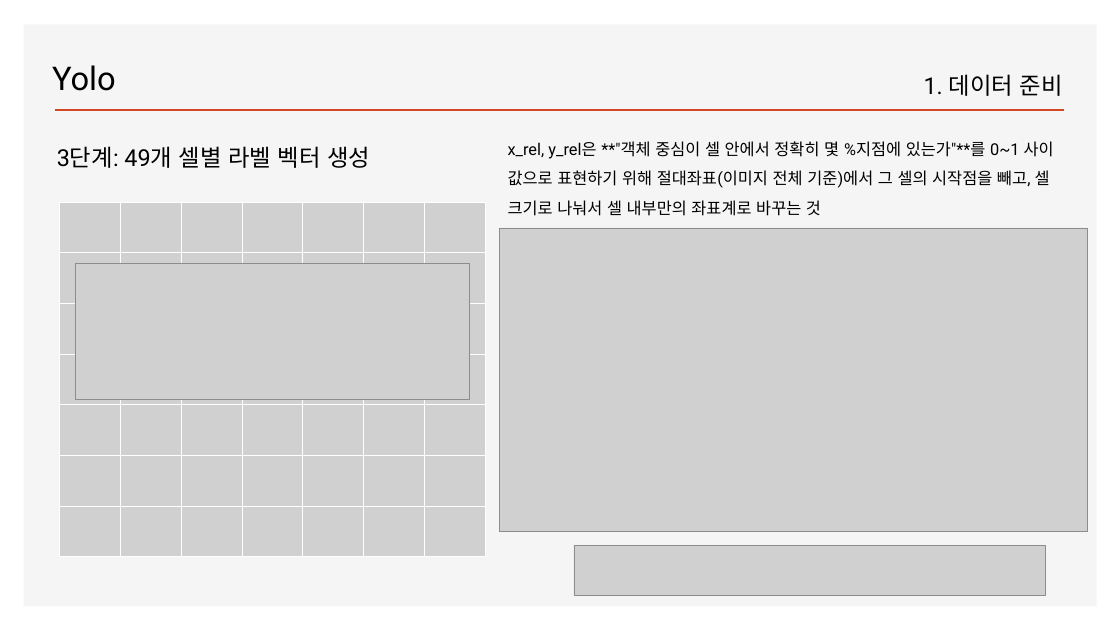
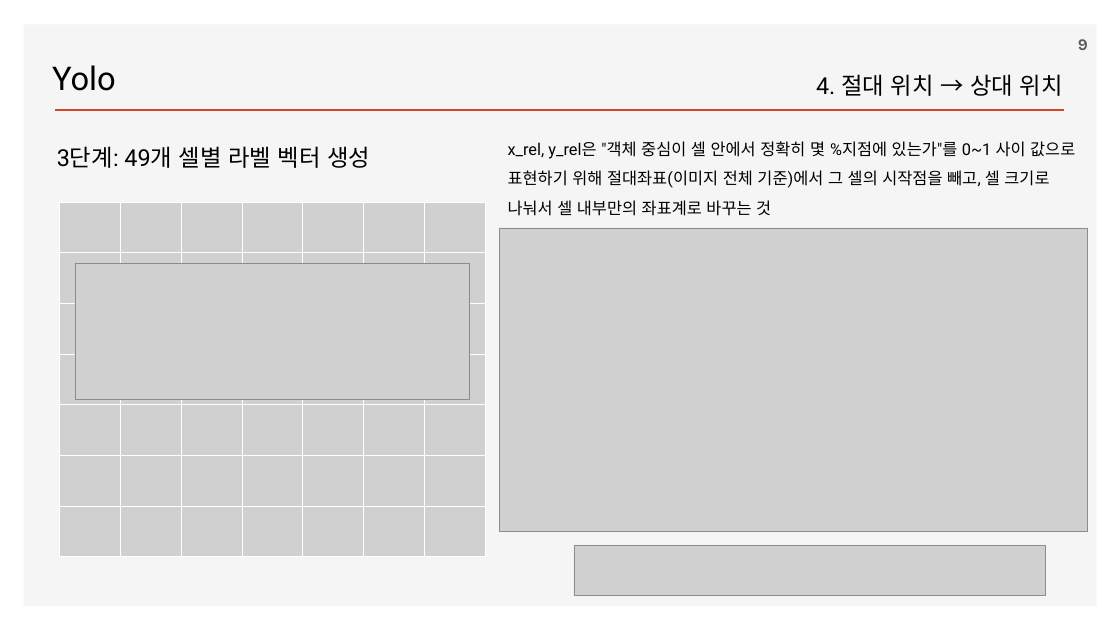
Before and after one commit to ancestor9/2026_Fall_Deep-Learning-with-Python, a slide deck: slide 9 of Chapter 12 Object detection.pptx (slide 8 before the commit). Drawn at 1120x630 pixels with LibreOffice and Linux fonts; fonts in the diff are those of the drawing; grey boxes stand for pictures; background and template pictures are left out. Boxes give left, top, right and bottom in pixels: in the first picture for what was removed or moved away, otherwise in the second. Text is boxed around its words. In the diff, an @@ line names an element or a change of style, - is before the commit and + after.

```diff
--- a/Chapter 12 Object detection.pptx
+++ b/Chapter 12 Object detection.pptx
@@ page number added at [1078, 39, 1088, 50], 14 pt, text #595959, bold @@
+9
@@ text at [816, 74, 1063, 96]: text changed @@
-1. 데이터 준비
+4. 절대 위치 → 상대 위치
@@ text at [508, 141, 1075, 216]: text changed @@
-x_rel, y_rel은 **"객체 중심이 셀 안에서 정확히 몇 %지점에 있는가"**를 0~1 사이 값으로 표현하기 위해 절대좌표(이미지 전체 기준)에서 그 셀의 시작점을 빼고, 셀 크기로 나눠서 셀 내부만의 좌표계로 바꾸는 것
+x_rel, y_rel은 "객체 중심이 셀 안에서 정확히 몇 %지점에 있는가"를 0~1 사이 값으로 표현하기 위해 절대좌표(이미지 전체 기준)에서 그 셀의 시작점을 빼고, 셀 크기로 나눠서 셀 내부만의 좌표계로 바꾸는 것
```
Also in this commit, not shown: 29 other slides changed, 3 slides added, 2 slides removed.
